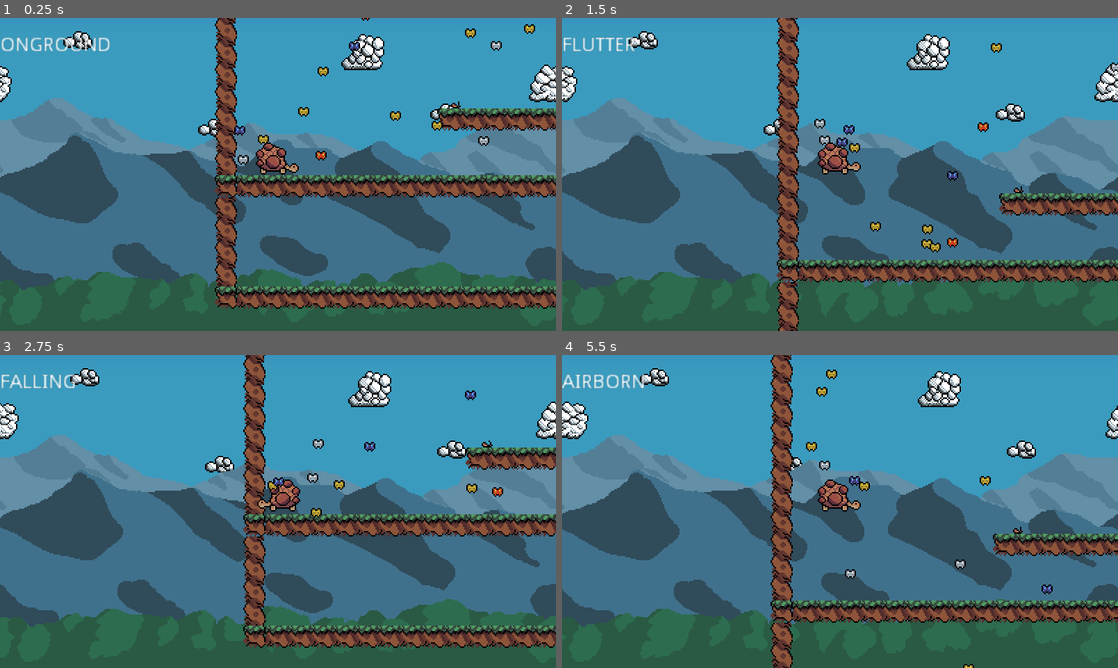
Above: before the commit, frames 1-4 (two rows, left to right).
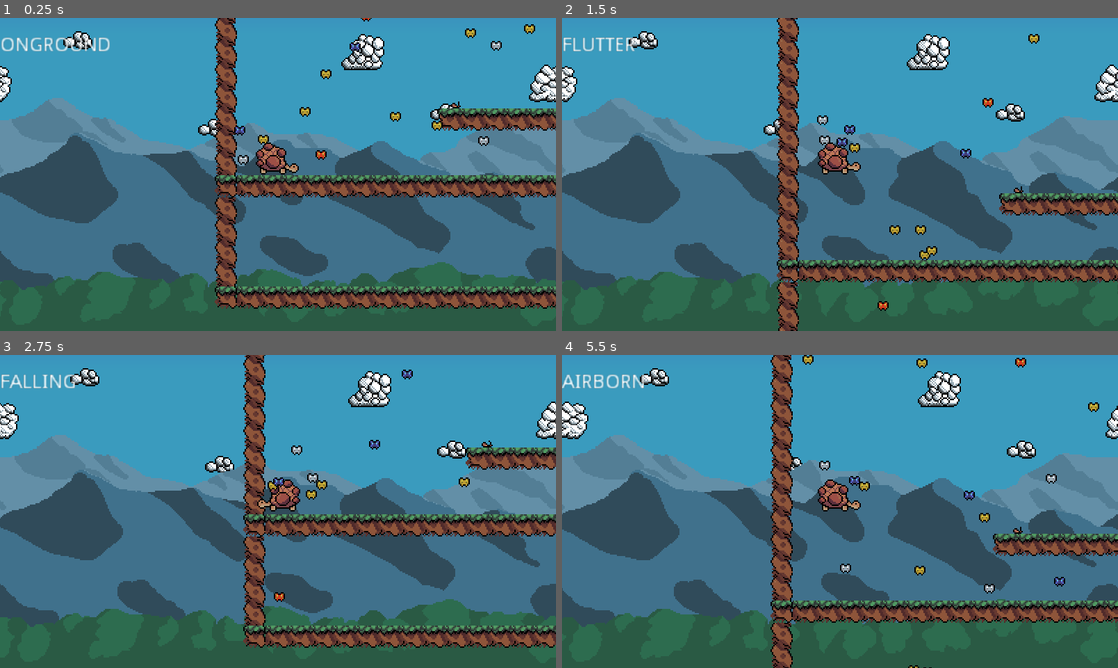
Above: after the commit, the same moments.

Repository: jammin-ben/Godot_Platformer
Game: Godot game, scene res://levels/World_3.tscn
Two runs of this game, one before a commit and one after it. Both use one fixed random seed, a clock stepped at 60 frames per second and the inputs below. This scene is started directly instead of the project's main scene.
Inputs (mouse positions are in pixels of both pictures, inside the frame that each line leads up to):
- Up to frame 1 (0.25 s): no input
- Up to frame 2 (1.5 s): move the mouse to (812, 237) at 0.52 s; hold Space (eat) 0.53-1.28 s; hold Up (player_up) from 0.53 s (still down); move the mouse to (1006, 221) at 1.27 s; tap Space (eat) at 1.35 s
- Up to frame 3 (2.75 s): move the mouse to (111, 464) at 2.02 s; release Up (player_up) at 2.03 s; hold Left (player_left) from 2.03 s (still down); hold Space (eat) from 2.03 s (still down)
- Up to frame 4 (5.5 s): move the mouse to (867, 511) at 2.77 s; release Space (eat) at 2.78 s; tap Space (eat) at 2.85, 4.35 s; move the mouse to (756, 433) at 3.52 s; release Left (player_left) at 3.53 s; hold Down (player_down) 3.53-4.28 s; hold Space (eat) 3.53-4.28 s; move the mouse to (962, 495) at 4.27 s; hold Right (player_right) 4.28-5.03 s; move the mouse to (728, 527) at 5.02 s; hold Up (player_up) from 5.03 s (still down); hold Space (eat) from 5.03 s (still down)

The runs differ from the first frame. In frame 1, 0.2% of the frame differs, in the area x 53-73%, y 0-46%; in frame 2, 0.9%; in frame 3, 0.7%; in frame 4, 0.9%, in the area x 43-97%, y 0-100%.

Commit message:
Renamed turtle_spr to sprite. Made butterflies visible in ball mode. Colors change

Diff:
--- a/Player/CompositTurtle.gd
+++ b/Player/CompositTurtle.gd
@@ -92,7 +92,7 @@
 	turt_ball.position.y -= 2
 	turt_ball.rotation_degrees = 0
 	turt_ball.linear_velocity = turt_default.motion;
-	$TurtleBall/Sprite.flip_h = $TurtleDefault/Turtle_Spr.flip_h
+	$TurtleBall/Sprite.flip_h = $TurtleDefault/Sprite.flip_h
 	if $TurtleBall/Sprite.flip_h:
 		$TurtleBall/CollisionPolygon2D.scale.x = -1
 	else:
--- a/Player/CompositTurtle.tscn
+++ b/Player/CompositTurtle.tscn
@@ -33,5 +33,7 @@
 position = Vector2( -0.434212, -11.5065 )
 shape = SubResource( 1 )
 
+[node name="FlutterGroup" parent="TurtleBall" instance=ExtResource( 4 )]
+
 [node name="Tween" type="Tween" parent="."]
 [connection signal="signal_debug_st_changed" from="TurtleDefault" to="TurtleDefault/FlutterGroup" method="_on_TurtleDefault_signal_debug_st_changed"]
--- a/Player/FlutterGroup.gd
+++ b/Player/FlutterGroup.gd
@@ -18,7 +18,7 @@
 	for bf in $Butterflies.get_children():
 		var child = bf.get_children()[0]
 		child.position=child.position.clamped(curr_max_distance)
-		if get_parent().sprite.flip_h:
+		if get_parent().get_node("Sprite").flip_h:
 			bf.position.x = lerp(bf.position.x,-1*original_xs[bf],CONVERGE_SPEED*delta)
 		else:
 			bf.position.x = lerp(bf.position.x,original_xs[bf],CONVERGE_SPEED*delta)
--- a/Player/Turtle.gd
+++ b/Player/Turtle.gd
@@ -28,7 +28,8 @@
 signal signal_debug_st_changed(state)
 
 
-onready var sprite = $Turtle_Spr
+onready var sprite = $Sprite
+
 onready var animationPlayer = $AnimationPlayer
 
 onready var rray = $RayCastRight
--- a/Player/Turtle.tscn
+++ b/Player/Turtle.tscn
@@ -12,7 +12,7 @@
 resource_name = "Eat"
 loop = true
 tracks/0/type = "value"
-tracks/0/path = NodePath("Turtle_Spr:frame")
+tracks/0/path = NodePath("Sprite:frame")
 tracks/0/interp = 1
 tracks/0/loop_wrap = true
 tracks/0/imported = false
@@ -27,7 +27,7 @@
 [sub_resource type="Animation" id=3]
 length = 0.5
 tracks/0/type = "value"
-tracks/0/path = NodePath("Turtle_Spr:frame")
+tracks/0/path = NodePath("Sprite:frame")
 tracks/0/interp = 1
 tracks/0/loop_wrap = true
 tracks/0/imported = false
@@ -42,7 +42,7 @@
 [sub_resource type="Animation" id=4]
 length = 0.5
 tracks/0/type = "value"
-tracks/0/path = NodePath("Turtle_Spr:frame")
+tracks/0/path = NodePath("Sprite:frame")
 tracks/0/interp = 1
 tracks/0/loop_wrap = true
 tracks/0/imported = false
@@ -56,7 +56,7 @@
 
 [sub_resource type="Animation" id=5]
 tracks/0/type = "value"
-tracks/0/path = NodePath("Turtle_Spr:frame")
+tracks/0/path = NodePath("Sprite:frame")
 tracks/0/interp = 1
 tracks/0/loop_wrap = true
 tracks/0/imported = false
@@ -72,7 +72,7 @@
 length = 0.9
 loop = true
 tracks/0/type = "value"
-tracks/0/path = NodePath("Turtle_Spr:frame")
+tracks/0/path = NodePath("Sprite:frame")
 tracks/0/interp = 1
 tracks/0/loop_wrap = true
 tracks/0/imported = false
@@ -86,7 +86,7 @@
 
 [sub_resource type="Animation" id=7]
 tracks/0/type = "value"
-tracks/0/path = NodePath("Turtle_Spr:frame")
+tracks/0/path = NodePath("Sprite:frame")
 tracks/0/interp = 1
 tracks/0/loop_wrap = true
 tracks/0/imported = false
@@ -108,7 +108,7 @@
 z_as_relative = false
 script = ExtResource( 1 )
 
-[node name="Turtle_Spr" type="Sprite" parent="."]
+[node name="Sprite" type="Sprite" parent="."]
 position = Vector2( 0, -16 )
 texture = ExtResource( 2 )
 vframes = 4
